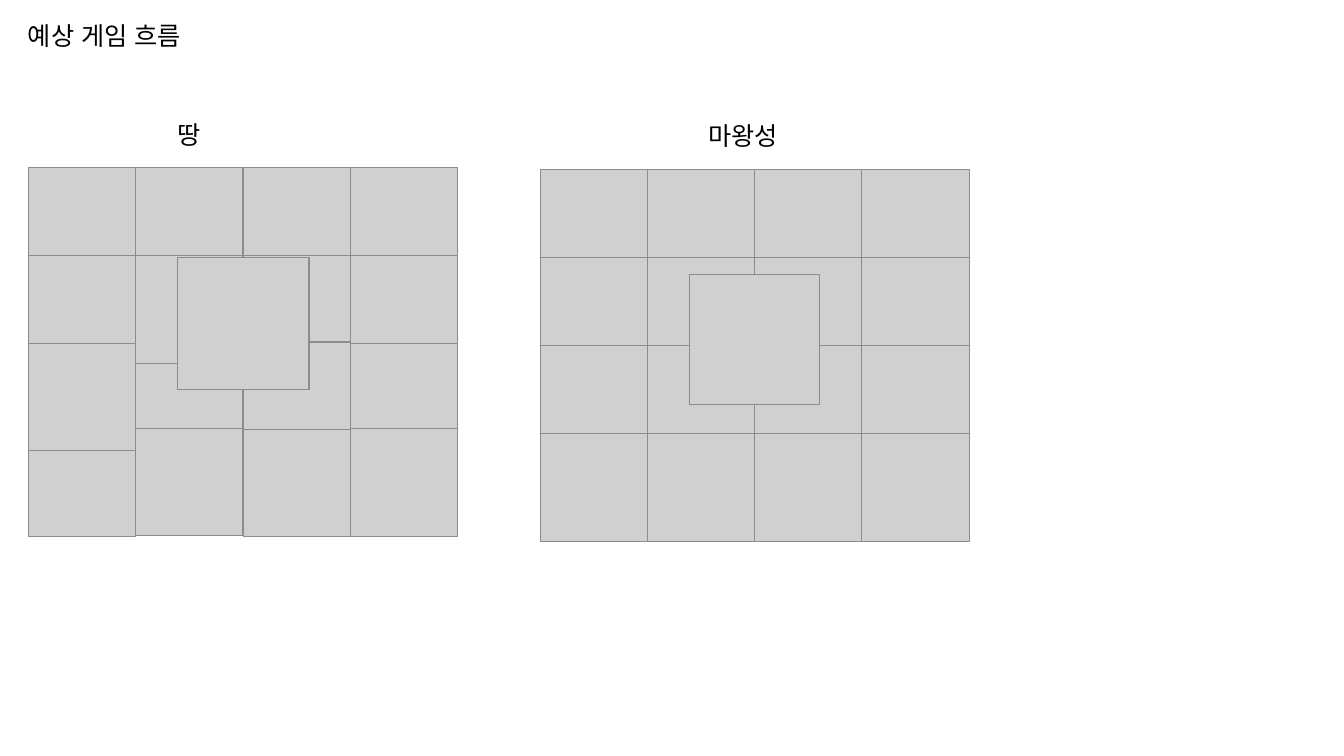
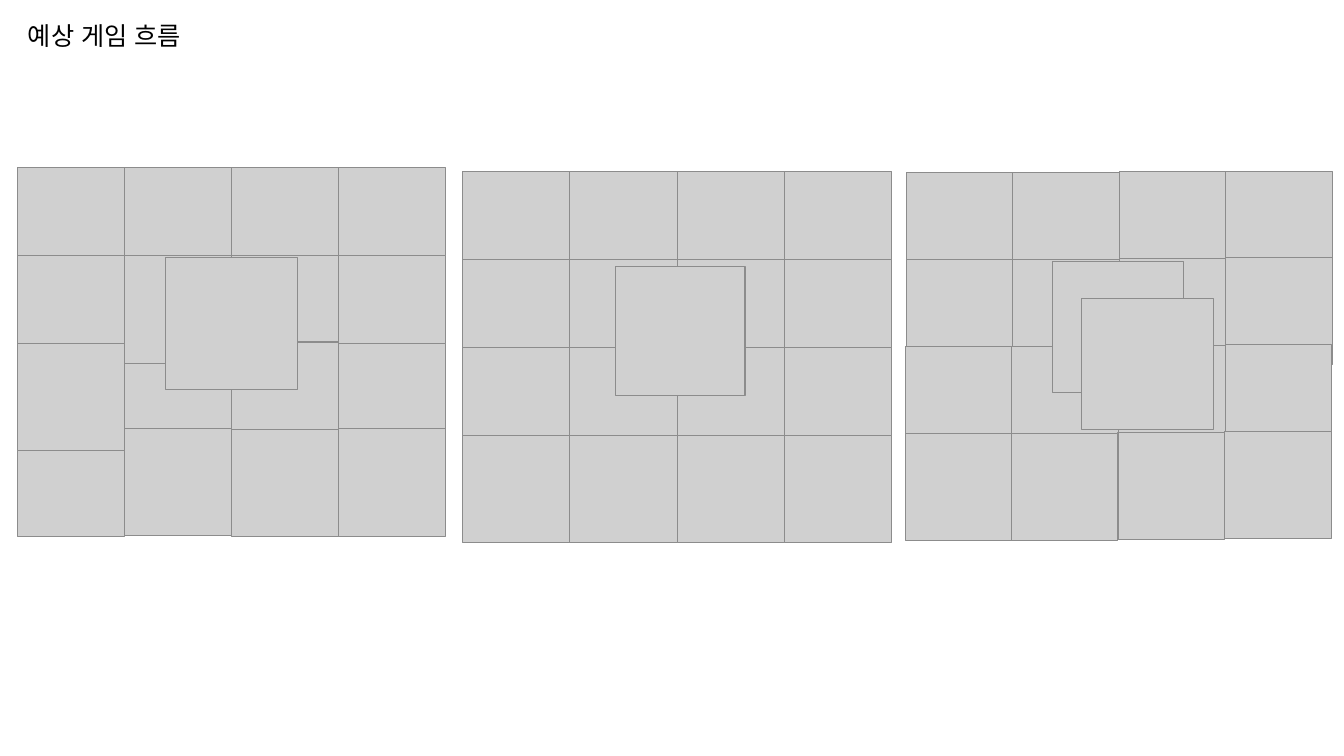
Before and after one commit to Ch0iHanSam/2D_Game_Programing_Project, a slide deck: slide 3 of 프로젝트 1차 발표/발표ppt러프하게.pptx. Drawn at 1344x756 pixels with LibreOffice and Linux fonts; fonts in the diff are those of the drawing; grey boxes stand for pictures. Boxes give left, top, right and bottom in pixels: in the first picture for what was removed or moved away, otherwise in the second. Text is boxed around its words. In the diff, an @@ line names an element or a change of style, - is before the commit and + after.

```diff
--- a/프로젝트 1차 발표/발표ppt러프하게.pptx
+++ b/프로젝트 1차 발표/발표ppt러프하게.pptx
@@ text removed at <box>177,123,200,146</box> @@
-땅
@@ text removed at <box>708,124,778,147</box> @@
-마왕성
@@ picture added at <box>906,173,1013,280</box> @@
@@ picture added at <box>1012,173,1119,280</box> @@
@@ picture added at <box>1119,172,1226,279</box> @@
@@ picture added at <box>1226,171,1333,278</box> @@
@@ picture: place and size @@
-picture at <box>691,275,820,404</box>
+picture at <box>616,266,745,395</box>
@@ picture added at <box>906,259,1013,366</box> @@
@@ picture added at <box>1012,259,1119,366</box> @@
@@ picture added at <box>1053,261,1185,393</box> @@
@@ picture added at <box>1119,258,1226,365</box> @@
@@ picture added at <box>1226,258,1333,365</box> @@
@@ picture added at <box>1082,298,1213,430</box> @@
@@ 17 pictures: place and size @@
-17 pictures at <box>28,168,458,536</box>
+17 pictures at <box>17,168,446,536</box>
@@ picture added at <box>905,346,1012,453</box> @@
@@ picture added at <box>1012,346,1119,453</box> @@
@@ picture added at <box>1119,345,1226,452</box> @@
@@ picture added at <box>1225,345,1332,452</box> @@
@@ 12 pictures: place and size @@
-12 pictures at <box>540,169,862,540</box>
+12 pictures at <box>463,171,784,542</box>
@@ 4 pictures: place and size @@
-4 pictures at <box>862,169,969,540</box>
+4 pictures at <box>784,171,891,542</box>
@@ picture added at <box>905,434,1012,540</box> @@
@@ picture added at <box>1011,434,1118,540</box> @@
@@ picture added at <box>1118,433,1225,539</box> @@
@@ picture added at <box>1225,432,1332,538</box> @@
```
Also in this commit, not shown: 2 other slides changed.
